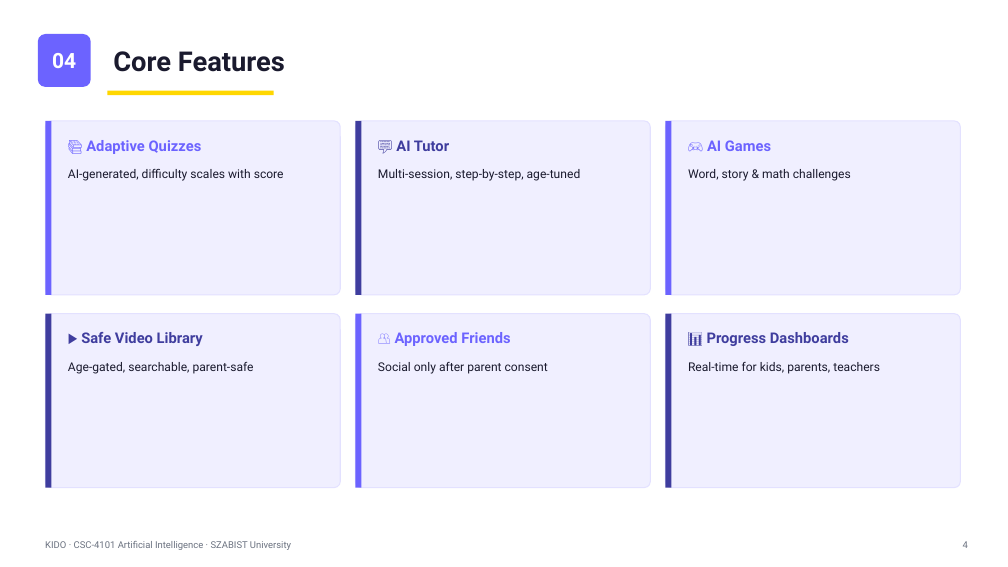
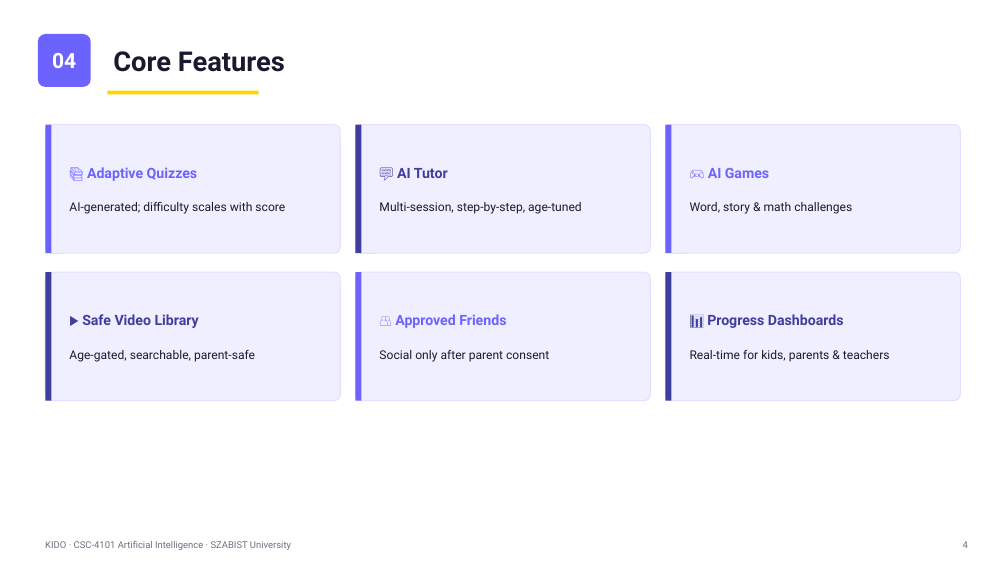
Before and after one commit to FarhanRajputFelix/KIDO, a slide deck: slide 4 of docs/KIDO_Presentation.pptx. Drawn at 1008x567 pixels with LibreOffice and Linux fonts; fonts in the diff are those of the drawing. Boxes give left, top, right and bottom in pixels: in the first picture for what was removed or moved away, otherwise in the second. Text is boxed around its words. In the diff, an @@ line names an element or a change of style, - is before the commit and + after.

```diff
--- a/docs/KIDO_Presentation.pptx
+++ b/docs/KIDO_Presentation.pptx
@@ rectangle: place and size @@
-rectangle at box(107, 91, 274, 95)
+rectangle at box(107, 91, 259, 95)
@@ rounded rectangle: place and size @@
-rounded rectangle at box(45, 121, 340, 295)
+rounded rectangle at box(45, 125, 340, 253)
@@ rectangle: place and size @@
-rectangle at box(45, 121, 51, 295)
+rectangle at box(45, 125, 51, 253)
@@ text removed at box(86, 140, 202, 154) @@
-📚 Adaptive Quizzes
@@ rounded rectangle: place and size @@
-rounded rectangle at box(355, 121, 650, 295)
+rounded rectangle at box(355, 125, 650, 253)
@@ rectangle: place and size @@
-rectangle at box(355, 121, 361, 295)
+rectangle at box(355, 125, 361, 253)
@@ text removed at box(396, 140, 449, 151) @@
-💬 AI Tutor
@@ rounded rectangle: place and size @@
-rounded rectangle at box(665, 121, 960, 295)
+rounded rectangle at box(665, 125, 960, 253)
@@ rectangle: place and size @@
-rectangle at box(665, 121, 671, 295)
+rectangle at box(665, 125, 671, 253)
@@ text removed at box(707, 140, 771, 151) @@
-🎮 AI Games
@@ text at box(69, 167, 285, 214): text changed @@
-AI-generated, difficulty scales with score
+📚 Adaptive Quizzes
+AI-generated; difficulty scales with score
@@ text at box(397, 168, 448, 178): paragraph added @@
+💬 AI Tutor
@@ text at box(708, 168, 769, 178): paragraph added @@
+🎮 AI Games
@@ text at box(379, 202, 582, 214): line spacing 1 to 1.05 @@
@@ text at box(690, 202, 852, 214): line spacing 1 to 1.05 @@
@@ rounded rectangle: place and size @@
-rounded rectangle at box(45, 314, 340, 488)
+rounded rectangle at box(45, 272, 340, 401)
@@ rectangle: place and size @@
-rectangle at box(45, 314, 51, 488)
+rectangle at box(45, 272, 51, 401)
@@ vertical alignment top to middle in 6 elements at box(379, 168, 582, 214), box(69, 167, 285, 214), box(690, 168, 852, 214), box(690, 314, 890, 362), box(379, 314, 549, 362), box(69, 314, 255, 362) @@
@@ text "▶️ Safe Video Library": place and size @@
-text "▶️ Safe Video Library" at box(68, 362, 254, 374)
+text "▶️ Safe Video Library" at box(69, 314, 255, 362)
@@ rounded rectangle: place and size @@
-rounded rectangle at box(355, 314, 650, 488)
+rounded rectangle at box(355, 272, 650, 401)
@@ rectangle: place and size @@
-rectangle at box(355, 314, 361, 488)
+rectangle at box(355, 272, 361, 401)
@@ text "👥 Approved Friends": place and size @@
-text "👥 Approved Friends" at box(378, 362, 548, 374)
+text "👥 Approved Friends" at box(379, 314, 549, 362)
@@ proportions changed in 6 elements at box(45, 125, 340, 253), box(355, 125, 650, 253), box(665, 125, 960, 253), box(45, 272, 340, 401), box(355, 272, 650, 401), box(665, 272, 960, 401) @@
@@ rounded rectangle: place and size @@
-rounded rectangle at box(665, 314, 960, 488)
+rounded rectangle at box(665, 272, 960, 401)
@@ rectangle: place and size @@
-rectangle at box(665, 314, 671, 488)
+rectangle at box(665, 272, 671, 401)
@@ text at box(82, 314, 199, 328): paragraph added @@
+▶️ Safe Video Library
@@ text at box(395, 314, 506, 328): paragraph added @@
+👥 Approved Friends
@@ text at box(690, 314, 890, 362): text changed @@
-Real-time for kids, parents, teachers
+📊 Progress Dashboards
+Real-time for kids, parents & teachers
@@ text at box(69, 350, 255, 362): line spacing 1 to 1.05 @@
@@ text removed at box(81, 332, 203, 346) @@
-▶️ Safe Video Library
@@ text at box(379, 350, 549, 362): line spacing 1 to 1.05 @@
@@ text removed at box(395, 332, 510, 346) @@
-👥 Approved Friends
@@ text removed at box(707, 332, 849, 346) @@
-📊 Progress Dashboards
```
Also in this commit, not shown: 11 other slides changed, 2 other files.
